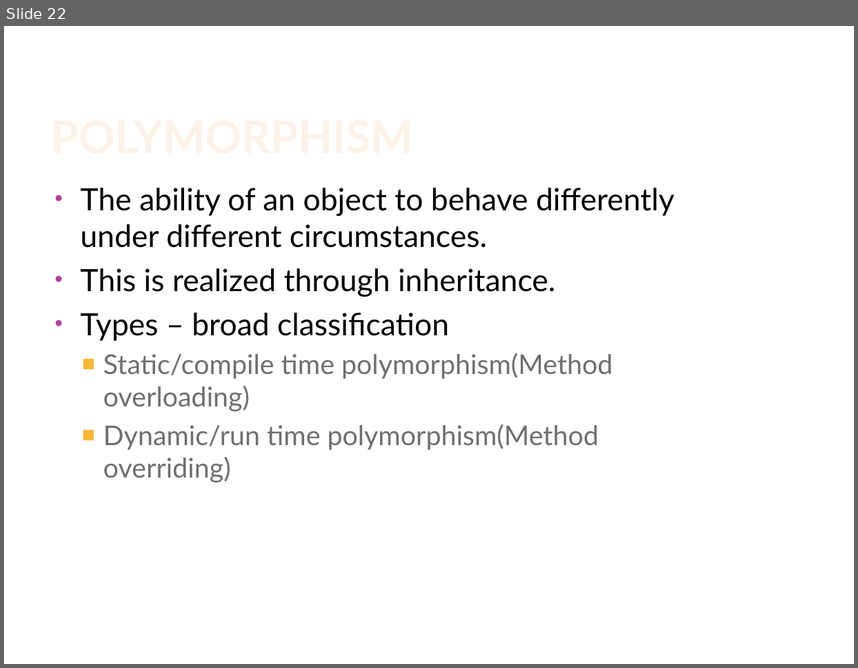
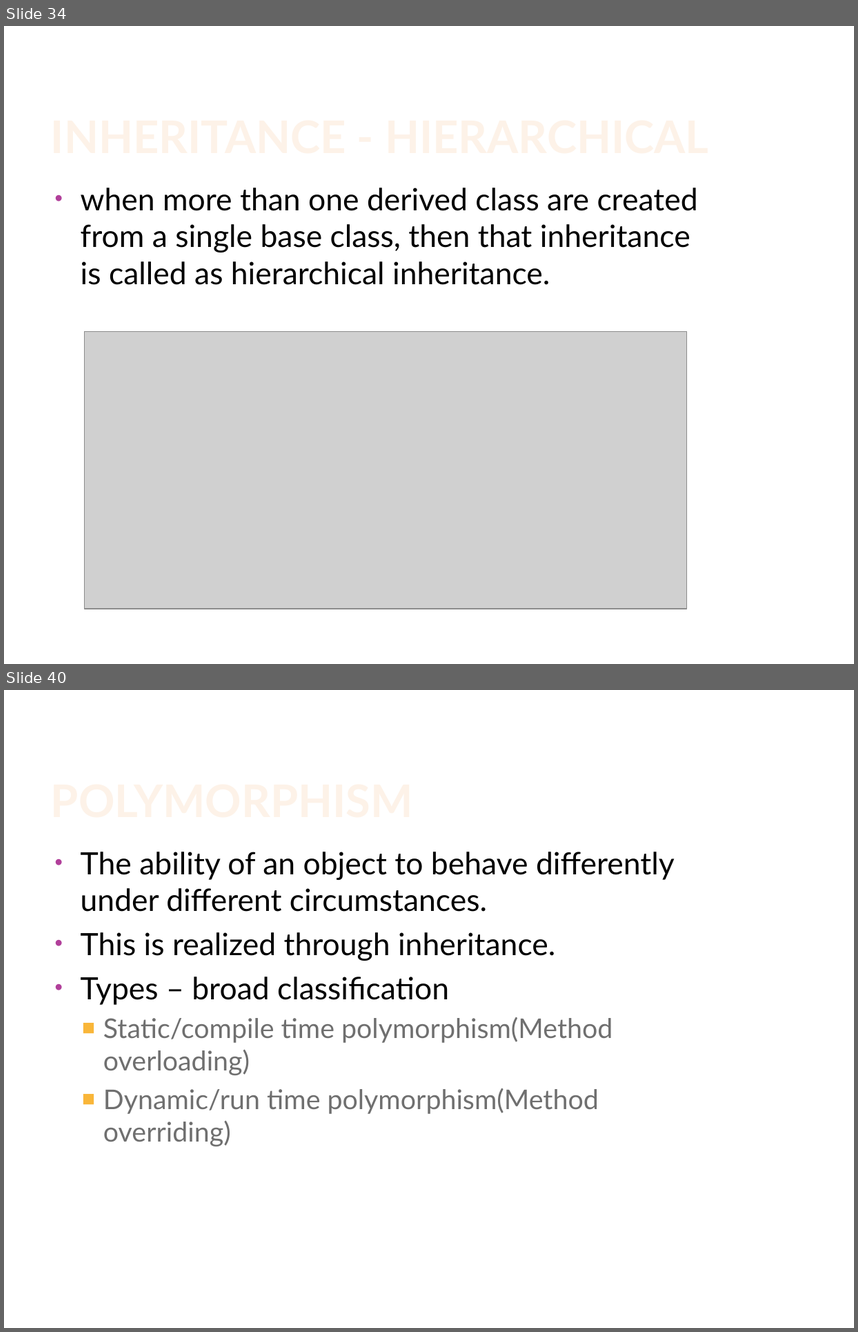
Before and after one commit to sanjeevir/all-my-resources, a slide deck: java/Object orientation.pptx. Shown one above the other, each under a label of ours: slide 22 before the commit, slides 34 and 40 after it; the slides between them are not shown. The pictures are 858x668 and 858x1332 pixels, drawn with LibreOffice and Linux fonts; fonts in the diff are those of the drawing; grey boxes stand for pictures; background and template pictures are left out. Boxes give left, top, right and bottom in pixels: in the first picture for what was removed or moved away, otherwise in the second. Text is boxed around its words. In the diff, an @@ line names an element or a change of style, - is before the commit and + after.

```diff
--- a/java/Object orientation.pptx
+++ b/java/Object orientation.pptx
@@ slide 34 added at (4, 26, 854, 664), background #FFFFFF @@
@@ title added at (47, 56, 720, 162), 38 pt, text gradient #FEF7F1 to #FEF3E8 to #FBCF9C to #F9B94C, bold @@
+INHERITANCE - HIERARCHICAL
@@ text added at (81, 187, 698, 285), 26 pt, text #000000 @@
+• when more than one derived class are created from a single base class, then that inheritance is called as hierarchical inheritance.
@@ picture added at (85, 331, 688, 608) @@
@@ what was slide 22 is now slide 40 @@
```
Also in this commit, not shown: 5 slides changed, 19 other slides added, 2 slides removed.
